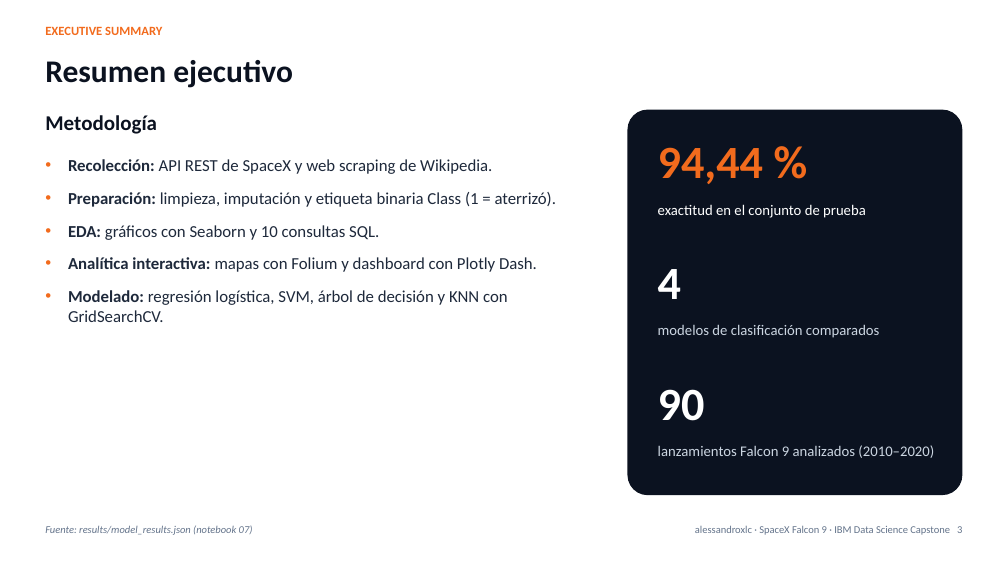
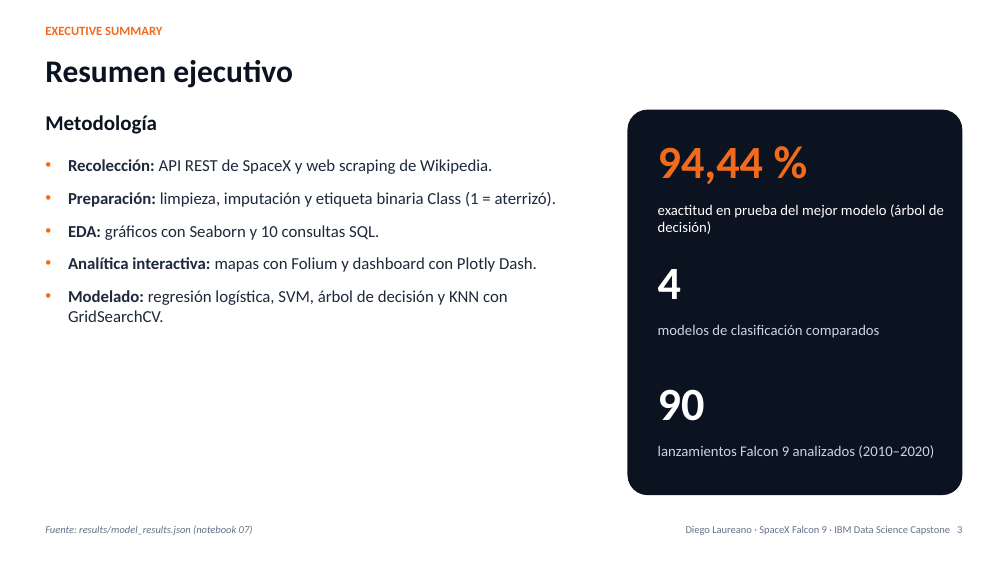
Before and after one commit to alessandroxlc/spacex-falcon9-capstone, a slide deck: slide 3 of presentation/SpaceX_Falcon9_Capstone.pptx. Drawn at 1008x567 pixels with LibreOffice and Linux fonts; fonts in the diff are those of the drawing. Boxes give left, top, right and bottom in pixels: in the first picture for what was removed or moved away, otherwise in the second. Text is boxed around its words. In the diff, an @@ line names an element or a change of style, - is before the commit and + after.

```diff
--- a/presentation/SpaceX_Falcon9_Capstone.pptx
+++ b/presentation/SpaceX_Falcon9_Capstone.pptx
@@ text at [658, 204, 944, 234]: text changed @@
-exactitud en el conjunto de prueba
+exactitud en prueba del mejor modelo (árbol de decisión)
@@ text at [686, 526, 962, 535]: text changed @@
-alessandroxlc · SpaceX Falcon 9 · IBM Data Science Capstone 3
+Diego Laureano · SpaceX Falcon 9 · IBM Data Science Capstone 3
```
Also in this commit, not shown: 42 other slides changed, 4 other files.
